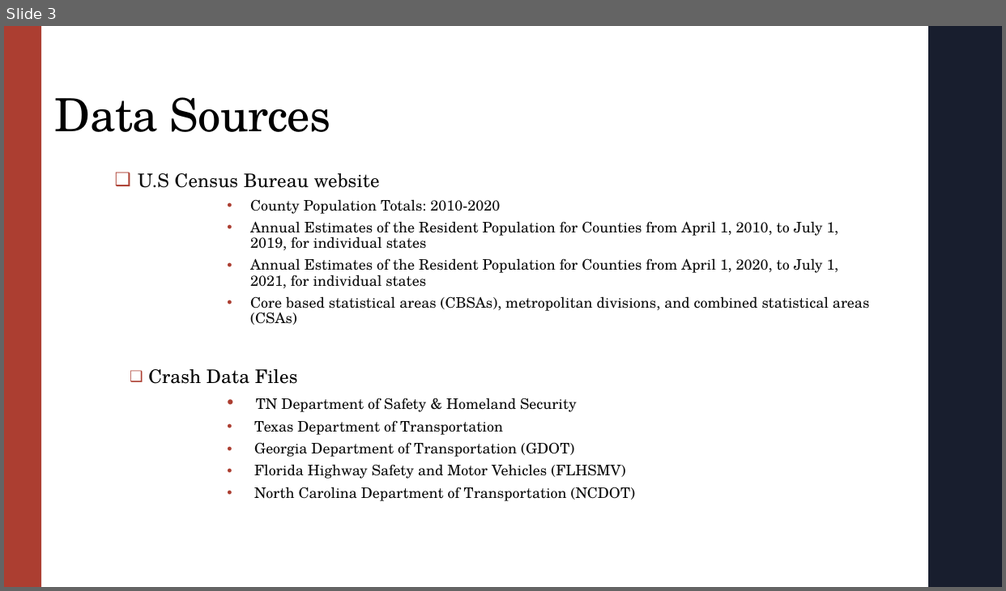
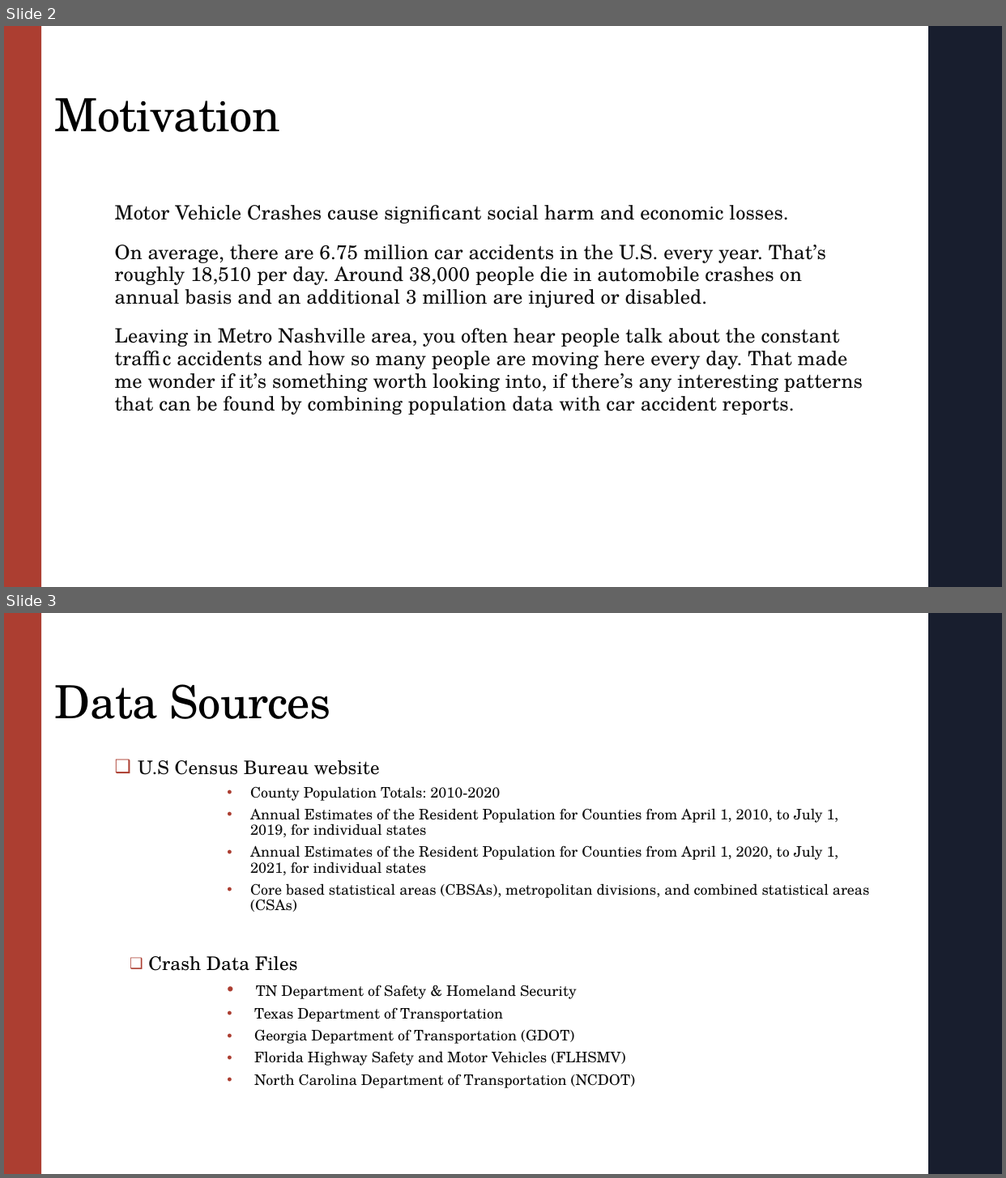
Before and after one commit to igoike/Capstone, a slide deck: Capstone_Presentation.pptx. Shown one above the other, each under a label of ours: slide 3 before the commit, slides 2 and 3 after it. The pictures are 1006x591 and 1006x1178 pixels, drawn with LibreOffice and Linux fonts; fonts in the diff are those of the drawing. Boxes give left, top, right and bottom in pixels: in the first picture for what was removed or moved away, otherwise in the second. Text is boxed around its words. In the diff, an @@ line names an element or a change of style, - is before the commit and + after.

```diff
--- a/Capstone_Presentation.pptx
+++ b/Capstone_Presentation.pptx
@@ slide 2 added at bbox=[4, 26, 1002, 587], background #FFFFFF; not listed: 2 template elements that a slide beside it also shows @@
@@ title added at bbox=[55, 98, 280, 132], 44 pt, text #000000 @@
+Motivation
@@ text added at bbox=[115, 205, 863, 415], 19 pt, text #0D0D0D @@
+Motor Vehicle Crashes cause significant social harm and economic losses.
+On average, there are 6.75 million car accidents in the U.S. every year. That’s roughly 18,510 per day. Around 38,000 people die in automobile crashes on annual basis and an additional 3 million are injured or disabled.
+Leaving in Metro Nashville area, you often hear people talk about the constant traffic accidents and how so many people are moving here every day. That made me wonder if it’s something worth looking into, if there’s any interesting patterns that can be found by combining population data with car accident reports.
```
Also in this commit, not shown: 5 slides changed, 4 other slides added, 5 slides removed, 12 other files.
